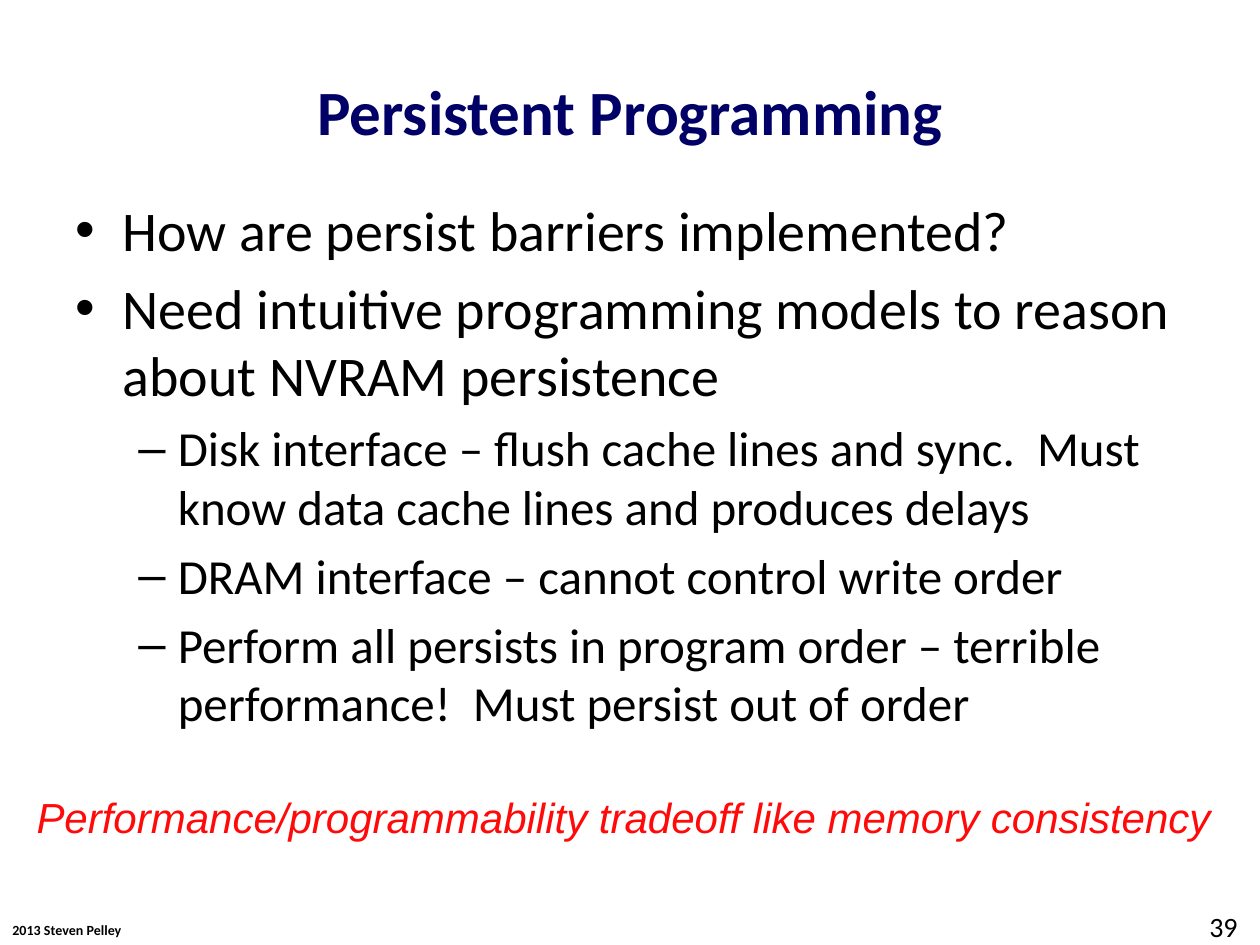
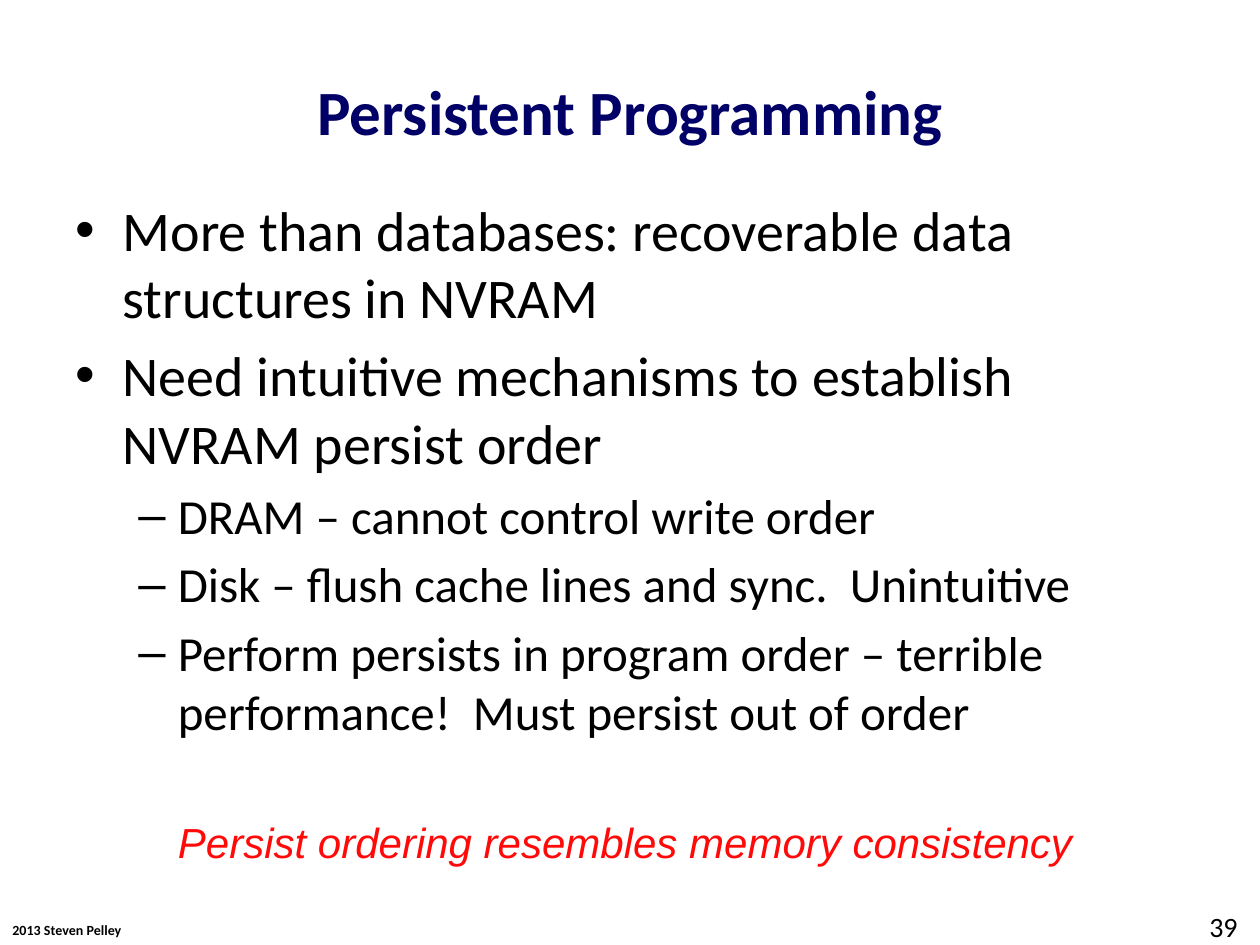
Before and after one commit to Abulila/dissertation, a slide deck: slide 39 of proposal/proposal.pptx. Drawn at 1260x945 pixels with LibreOffice and Linux fonts; fonts in the diff are those of the drawing; background and template pictures are left out. Boxes give left, top, right and bottom in pixels: in the first picture for what was removed or moved away, otherwise in the second. Text is boxed around its words. In the diff, an @@ line names an element or a change of style, - is before the commit and + after.

```diff
--- a/proposal/proposal.pptx
+++ b/proposal/proposal.pptx
@@ text at (123, 212, 1070, 738): text changed @@
-• How are persist barriers implemented?
-• Need intuitive programming models to reason about NVRAM persistence
-  – Disk interface – flush cache lines and sync. Must know data cache lines and produces delays
-  – DRAM interface – cannot control write order
-  – Perform all persists in program order – terrible performance! Must persist out of order
+• More than databases: recoverable data structures in NVRAM
+• Need intuitive mechanisms to establish NVRAM persist order
+  – DRAM – cannot control write order
+  – Disk – flush cache lines and sync. Unintuitive
+  – Perform persists in program order – terrible performance! Must persist out of order
@@ text at (178, 827, 1072, 866): text changed @@
-Performance/programmability tradeoff like memory consistency
+Persist ordering resembles memory consistency
```
Also in this commit, not shown: 24 other slides changed, 3 slides added, 2 slides removed.
